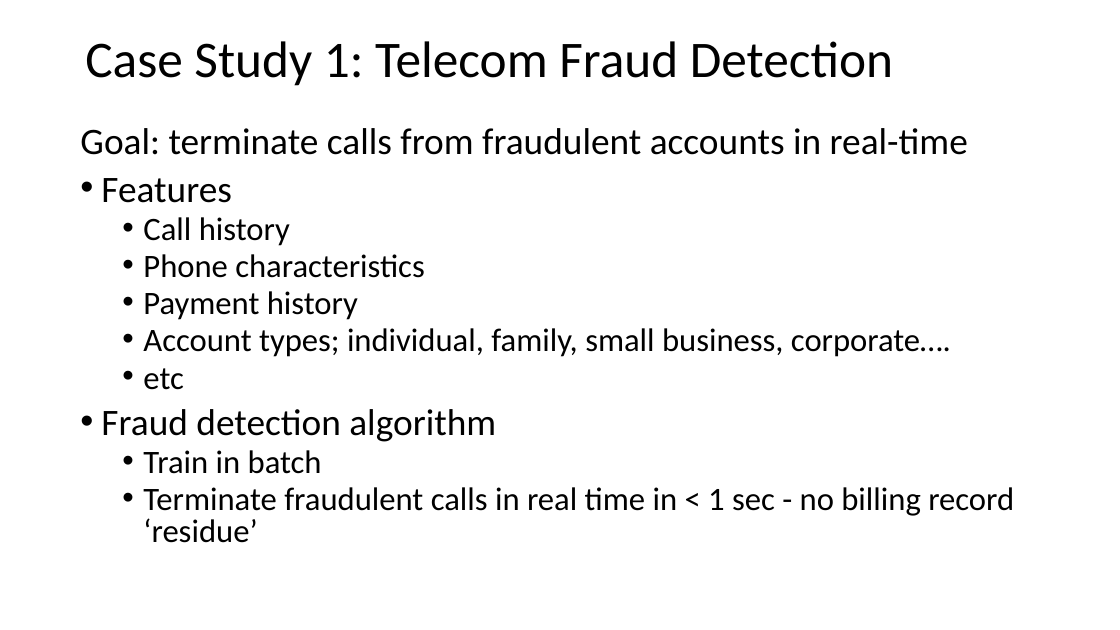
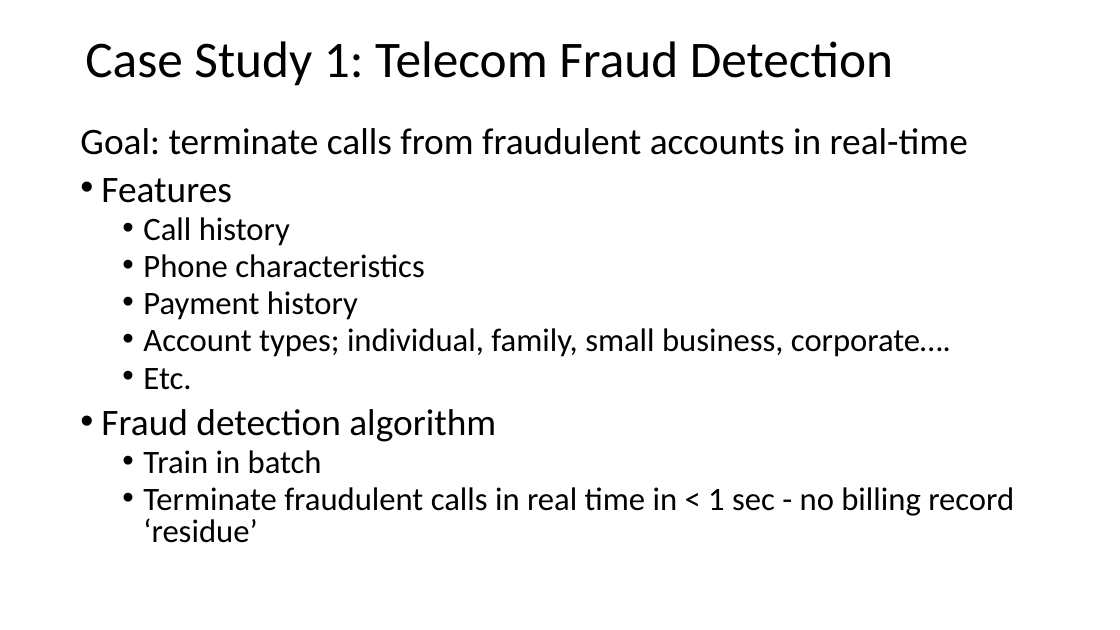
Before and after one commit to StephenElston/CSCI-E-108, a slide deck: slide 9 of slides/3_StreamingAnalytics.pptx. Drawn at 1120x630 pixels with LibreOffice and Linux fonts; fonts in the diff are those of the drawing. Boxes give left, top, right and bottom in pixels: in the first picture for what was removed or moved away, otherwise in the second. Text is boxed around its words. In the diff, an @@ line names an element or a change of style, - is before the commit and + after.

```diff
--- a/slides/3_StreamingAnalytics.pptx
+++ b/slides/3_StreamingAnalytics.pptx
@@ text at [143,368,191,390]: text changed @@
-  • etc
+  • Etc.
```
Also in this commit, not shown: 8 other slides changed.
